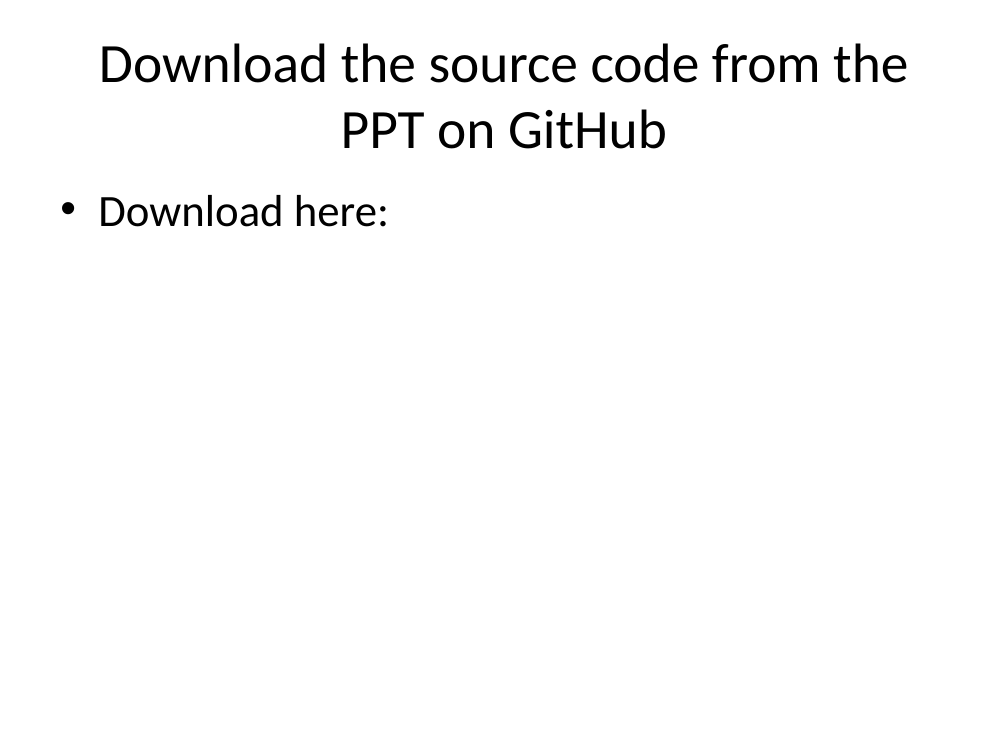
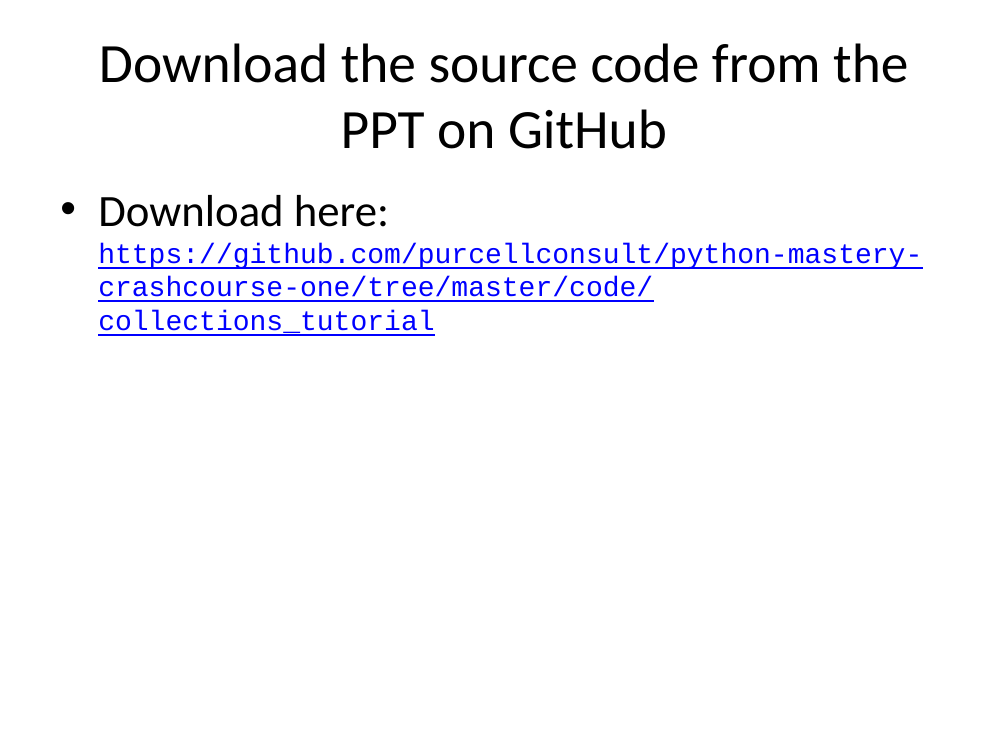
Before and after one commit to purcellconsult/python-mastery-crashcourse-one, a slide deck: slide 34 of slide_decks/02_collections_in_python.pptx. Drawn at 1008x756 pixels with LibreOffice and Linux fonts; fonts in the diff are those of the drawing. Boxes give left, top, right and bottom in pixels: in the first picture for what was removed or moved away, otherwise in the second. Text is boxed around its words. In the diff, an @@ line names an element or a change of style, - is before the commit and + after.

```diff
--- a/slide_decks/02_collections_in_python.pptx
+++ b/slide_decks/02_collections_in_python.pptx
@@ text at (x1=98, y1=195, x2=922, y2=336): text changed; size 32 to 20 pt; font Calibri to Courier New; text colour #000000 to #0000FF @@
-• Download here:
+• Download here: https://github.com/purcellconsult/python-mastery-crashcourse-one/tree/master/code/collections_tutorial
```
Also in this commit, not shown: 1 other slide changed, 5 other files.
